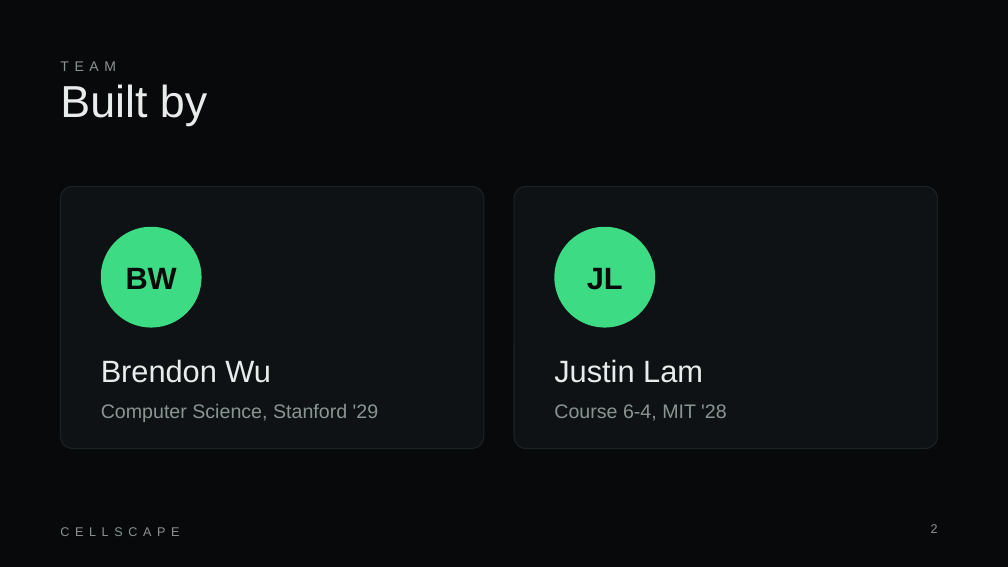
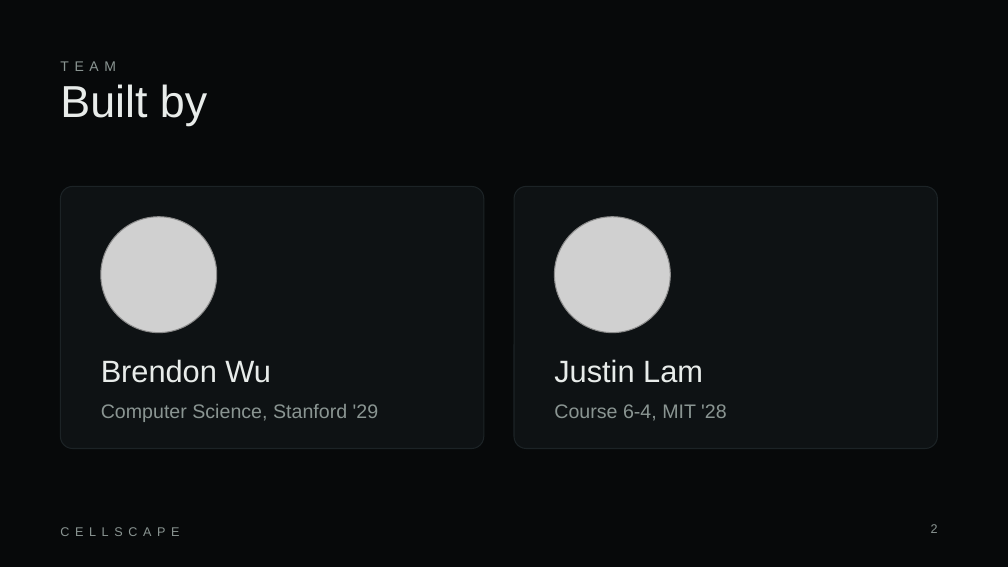
Before and after one commit to brendon-wu/cellscape, a slide deck: slide 2 of pitch/CELLSCAPE_deck.pptx. Drawn at 1008x567 pixels with LibreOffice and Linux fonts; fonts in the diff are those of the drawing; grey boxes stand for pictures. Boxes give left, top, right and bottom in pixels: in the first picture for what was removed or moved away, otherwise in the second. Text is boxed around its words. In the diff, an @@ line names an element or a change of style, - is before the commit and + after.

```diff
--- a/pitch/CELLSCAPE_deck.pptx
+++ b/pitch/CELLSCAPE_deck.pptx
@@ ellipse removed at [101,227,202,328] @@
@@ picture added at [101,217,217,333] @@
@@ ellipse removed at [554,227,655,328] @@
@@ picture added at [554,217,670,333] @@
@@ text removed at [126,268,177,289] @@
-BW
@@ text removed at [587,268,623,290] @@
-JL
```
Also in this commit, not shown: 3 other files.
